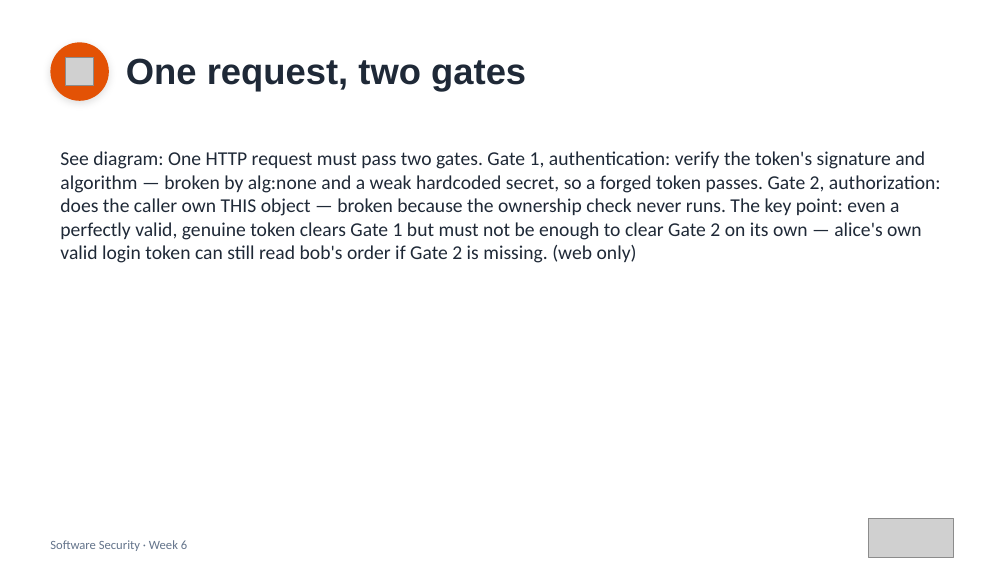
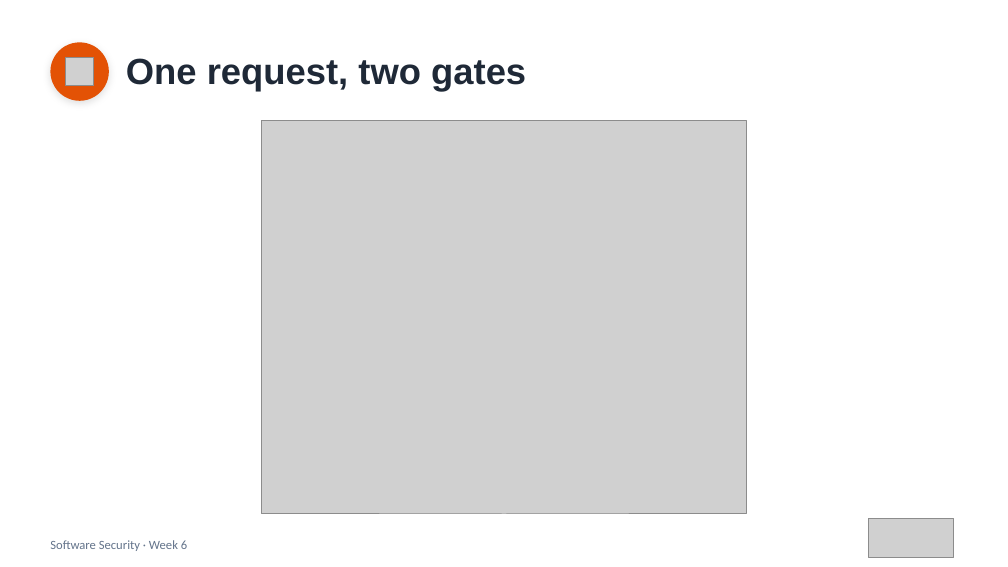
Before and after one commit to nutthakorn7/software-security, a slide deck: slide 12 of slides/pptx/week06.pptx. Drawn at 1008x567 pixels with LibreOffice and Linux fonts; fonts in the diff are those of the drawing; grey boxes stand for pictures. Boxes give left, top, right and bottom in pixels: in the first picture for what was removed or moved away, otherwise in the second. Text is boxed around its words. In the diff, an @@ line names an element or a change of style, - is before the commit and + after.

```diff
--- a/slides/pptx/week06.pptx
+++ b/slides/pptx/week06.pptx
@@ picture added at [261,121,746,514] @@
@@ text removed at [60,151,941,263] @@
-See diagram: One HTTP request must pass two gates. Gate 1, authentication: verify the token's signature and algorithm — broken by alg:none and a weak hardcoded secret, so a forged token passes. Gate 2, authorization: does the caller own THIS object — broken because the ownership check never runs. The key point: even a perfectly valid, genuine token clears Gate 1 but must not be enough to clear Gate 2 on its own — alice's own valid login token can still read bob's order if Gate 2 is missing. (web only)
```
Also in this commit, not shown: 1 other slide changed, 18 other files.
